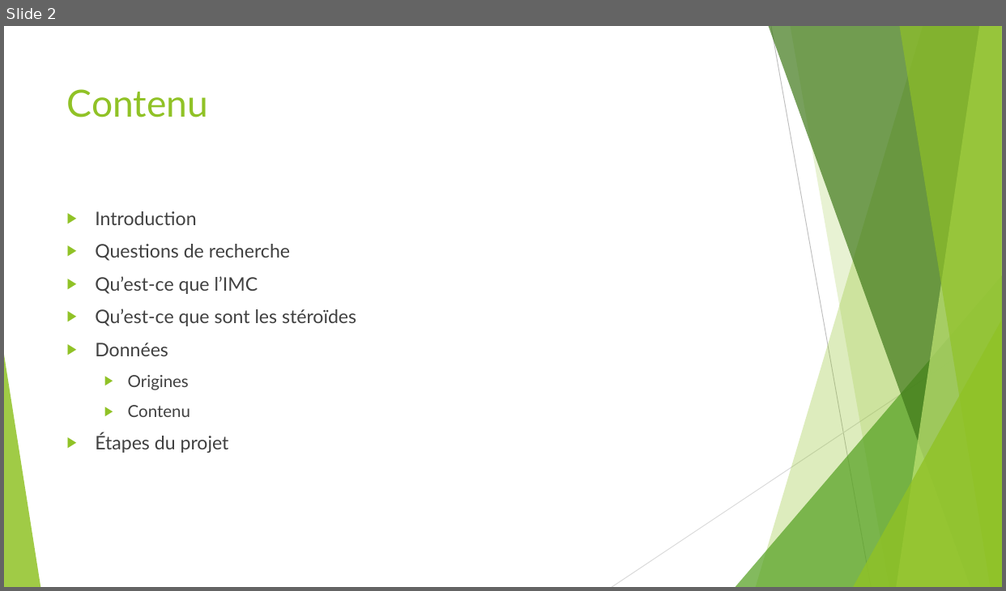
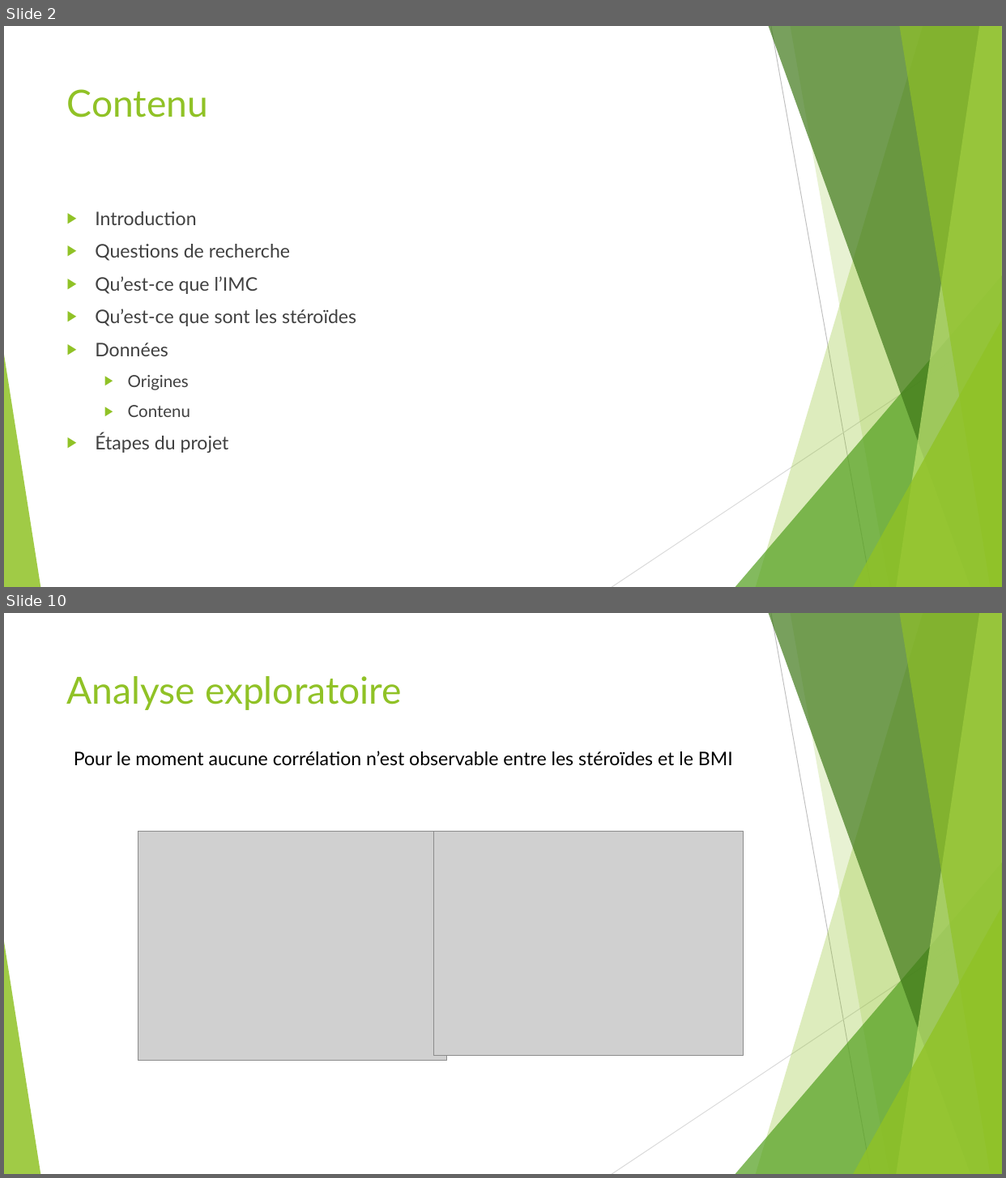
Before and after one commit to simon-baehler/LFA-Steroide, a slide deck: Presentations/Intermediaire/LFA_Baehler_Schowing_Intermédiaire.pptx. Shown one above the other, each under a label of ours: slide 2 before the commit, slides 2 and 10 after it; the slides between them are not shown. The pictures are 1006x591 and 1006x1178 pixels, drawn with LibreOffice and Linux fonts; fonts in the diff are those of the drawing; grey boxes stand for pictures. Boxes give left, top, right and bottom in pixels: in the first picture for what was removed or moved away, otherwise in the second. Text is boxed around its words. In the diff, an @@ line names an element or a change of style, - is before the commit and + after.

```diff
--- a/Presentations/Intermediaire/LFA_Baehler_Schowing_Intermédiaire.pptx
+++ b/Presentations/Intermediaire/LFA_Baehler_Schowing_Intermédiaire.pptx
@@ slide 10 added at (4, 613, 1002, 1174), background #FFFFFF; not listed: 10 template elements that a slide beside it also shows @@
@@ title added at (67, 676, 402, 710), 36 pt, text #90C226 @@
+Analyse exploratoire
@@ text added at (74, 751, 733, 766), 18 pt, text #000000 @@
+Pour le moment aucune corrélation n’est observable entre les stéroïdes et le BMI
@@ picture added at (138, 832, 447, 1061) @@
@@ picture added at (434, 832, 743, 1056) @@
```
Also in this commit, not shown: 4 slides changed, 5 other slides added, 3 slides removed.
